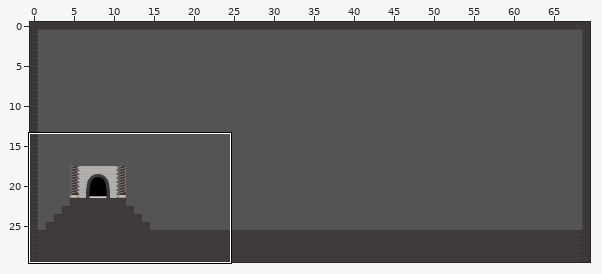
Two states of a Tiled map, res/level/yashatemple/yashatemple.tmx. The picture above shows the old version from afar; the outline marks the close-up.
Close-up. Before the commit:
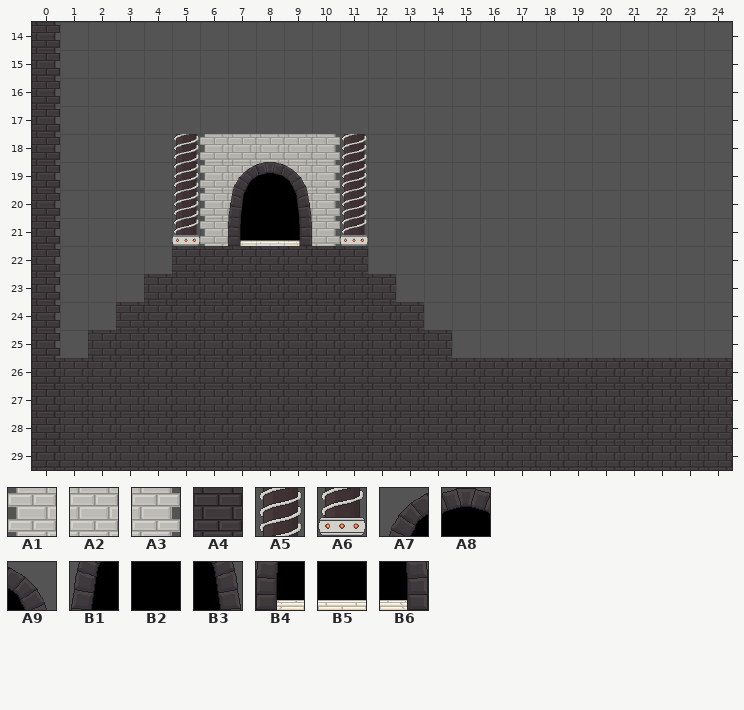
Cells are 50x50 px. Shown: x 0..24, y 14..29. The commit also changed other parts of the map, which this record leaves out.
Key: from "tileset_level_yashatemple": A1 87, A2 88, A3 89, A4 91, A5 260, A6 288, A7 295, A8 296, A9 297, B1 323, B2 324, B3 325, B4 351, B5 352, B6 353.
__ is an empty cell.
Layers that did not change in this view are not listed.
Layer "BG 1" before, first column x 0:
14 __ __ __ __ __ __ __ __ __ __ __ __ __ __ __ __ __ __ __ __ __ __ __ __ __
15 __ __ __ __ __ __ __ __ __ __ __ __ __ __ __ __ __ __ __ __ __ __ __ __ __
16 __ __ __ __ __ __ __ __ __ __ __ __ __ __ __ __ __ __ __ __ __ __ __ __ __
17 __ __ __ __ __ __ __ __ __ __ __ __ __ __ __ __ __ __ __ __ __ __ __ __ __
18 __ __ __ __ __ __ A1 A2 A2 A2 A3 __ __ __ __ __ __ __ __ __ __ __ __ __ __
19 __ __ __ __ __ __ A1 A2 A2 A2 A3 __ __ __ __ __ __ __ __ __ __ __ __ __ __
20 __ __ __ __ __ __ A1 A2 __ A2 A3 __ __ __ __ __ __ __ __ __ __ __ __ __ __
21 __ __ __ __ __ __ A1 A2 __ A2 A3 __ __ __ __ __ __ __ __ __ __ __ __ __ __
22 __ __ __ __ __ A4 A4 A4 A4 A4 A4 A4 __ __ __ __ __ __ __ __ __ __ __ __ __
23 __ __ __ __ A4 A4 A4 A4 A4 A4 A4 A4 A4 __ __ __ __ __ __ __ __ __ __ __ __
24 __ __ __ A4 A4 A4 A4 A4 A4 A4 A4 A4 A4 A4 __ __ __ __ __ __ __ __ __ __ __
25 __ __ A4 A4 A4 A4 A4 A4 A4 A4 A4 A4 A4 A4 A4 __ __ __ __ __ __ __ __ __ __
26 A4 A4 A4 A4 A4 A4 A4 A4 A4 A4 A4 A4 A4 A4 A4 A4 A4 A4 A4 A4 A4 A4 A4 A4 A4
27 A4 A4 A4 A4 A4 A4 A4 A4 A4 A4 A4 A4 A4 A4 A4 A4 A4 A4 A4 A4 A4 A4 A4 A4 A4
28 A4 A4 A4 A4 A4 A4 A4 A4 A4 A4 A4 A4 A4 A4 A4 A4 A4 A4 A4 A4 A4 A4 A4 A4 A4
29 A4 A4 A4 A4 A4 A4 A4 A4 A4 A4 A4 A4 A4 A4 A4 A4 A4 A4 A4 A4 A4 A4 A4 A4 A4
Layer "BG 2" before, first column x 0:
14 __ __ __ __ __ __ __ __ __ __ __ __ __ __ __ __ __ __ __ __ __ __ __ __ __
15 __ __ __ __ __ __ __ __ __ __ __ __ __ __ __ __ __ __ __ __ __ __ __ __ __
16 __ __ __ __ __ __ __ __ __ __ __ __ __ __ __ __ __ __ __ __ __ __ __ __ __
17 __ __ __ __ __ __ __ __ __ __ __ __ __ __ __ __ __ __ __ __ __ __ __ __ __
18 __ __ __ __ __ __ __ __ __ __ __ __ __ __ __ __ __ __ __ __ __ __ __ __ __
19 __ __ __ __ __ __ __ A7 A8 A9 __ __ __ __ __ __ __ __ __ __ __ __ __ __ __
20 __ __ __ __ __ __ __ B1 B2 B3 __ __ __ __ __ __ __ __ __ __ __ __ __ __ __
21 __ __ __ __ __ __ __ B4 B5 B6 __ __ __ __ __ __ __ __ __ __ __ __ __ __ __
22 __ __ __ __ __ __ __ __ __ __ __ __ __ __ __ __ __ __ __ __ __ __ __ __ __
23 __ __ __ __ __ __ __ __ __ __ __ __ __ __ __ __ __ __ __ __ __ __ __ __ __
24 __ __ __ __ __ __ __ __ __ __ __ __ __ __ __ __ __ __ __ __ __ __ __ __ __
25 __ __ __ __ __ __ __ __ __ __ __ __ __ __ __ __ __ __ __ __ __ __ __ __ __
26 __ __ __ __ __ __ __ __ __ __ __ __ __ __ __ __ __ __ __ __ __ __ __ __ __
27 __ __ __ __ __ __ __ __ __ __ __ __ __ __ __ __ __ __ __ __ __ __ __ __ __
28 __ __ __ __ __ __ __ __ __ __ __ __ __ __ __ __ __ __ __ __ __ __ __ __ __
29 __ __ __ __ __ __ __ __ __ __ __ __ __ __ __ __ __ __ __ __ __ __ __ __ __
Layer "BG 3" before, first column x 3:
14 __ __ __ __ __ __ __ __ __ __ __ __ __ __ __
15 __ __ __ __ __ __ __ __ __ __ __ __ __ __ __
16 __ __ __ __ __ __ __ __ __ __ __ __ __ __ __
17 __ __ __ __ __ __ __ __ __ __ __ __ __ __ __
18 __ __ A5 __ __ __ __ __ A5 __ __ __ __ __ __
19 __ __ A5 __ __ __ __ __ A5 __ __ __ __ __ __
20 __ __ A5 __ __ __ __ __ A5 __ __ __ __ __ __
21 __ __ A6 __ __ __ __ __ A6 __ __ __ __ __ __
22 __ __ __ __ __ __ __ __ __ __ __ __ __ __ __
23 __ __ __ __ __ __ __ __ __ __ __ __ __ __ __
24 __ __ __ __ __ __ __ __ __ __ __ __ __ __ __
25 __ __ __ __ __ __ __ __ __ __ __ __ __ __ __
And afterwards:
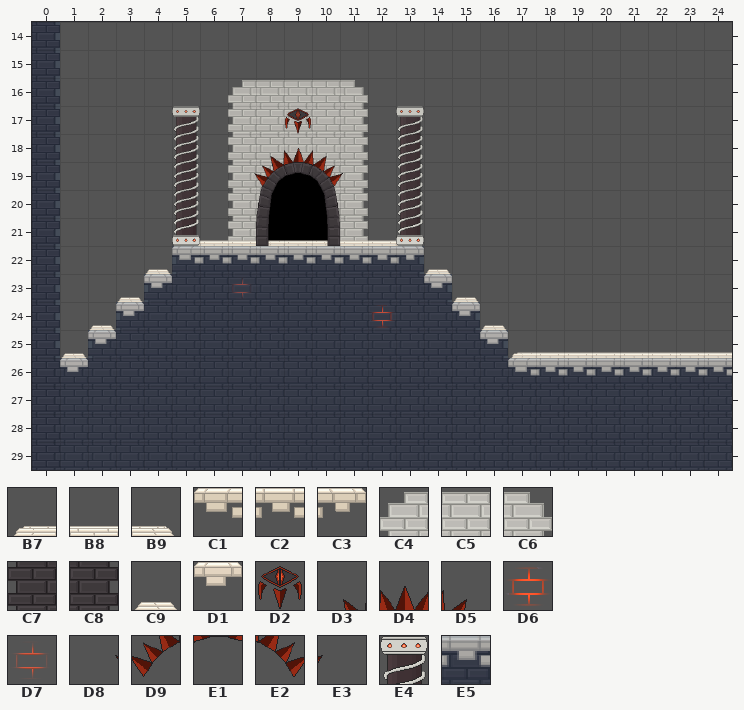
Further tiles: from "tileset_level_yashatemple": B7 3, B8 4, B9 5, C1 31, C2 32, C3 33, C4 59, C5 60, C6 61, C7 90, C8 92, C9 95, D1 123, D2 132, D3 161, D4 162, D5 163, D6 177, D7 178, D8 188, D9 189, E1 190, E2 191, E3 192, E4 232, E5 425.
Tiles of an added or newly shown layer are drawn over the layers below it.
See-through tiles are keyed as they look on the map.
Difference:
Changed rows in their new state; .. is an unchanged cell.
Layer "BG 1":
first column x 2:
16 .. .. .. .. .. C4 C5 C5 C5 C6 .. .. .. .. ..
17 .. .. .. E4 .. A1 A2 A2 A2 A3 .. E4 .. .. ..
18 .. .. .. .. __ A1 .. .. A2 A3 .. A5 .. .. ..
19 .. .. .. .. __ A1 .. .. A2 A3 .. A5 .. .. ..
20 .. .. .. .. __ A1 A2 .. A2 A3 .. A5 .. .. ..
21 .. .. .. .. __ A1 A2 .. A2 A3 .. .. .. .. ..
22 .. .. .. C7 .. .. .. .. .. .. A4 C8 .. .. ..
23 .. .. C7 .. .. .. .. .. .. .. .. A4 C8 .. ..
24 .. C7 .. .. .. .. .. .. .. .. .. .. A4 C8 ..
25 C7 .. .. .. .. .. .. .. .. .. .. .. .. A4 C8
Layer "BG 2":
first column x 1:
17 .. .. .. .. .. .. .. .. D2 .. .. .. .. .. .. .. .. .. .. .. .. .. .. ..
19 .. .. .. .. .. .. __ A7 A8 A9 .. .. .. .. .. .. .. .. .. .. .. .. .. ..
20 .. .. .. .. .. .. __ B1 B2 B3 .. .. .. .. .. .. .. .. .. .. .. .. .. ..
21 .. .. .. .. .. B8 B8 B4 B5 B6 B8 B8 B9 .. .. .. .. .. .. .. .. .. .. ..
22 .. .. .. C9 C1 C2 C2 C2 C2 C2 C2 C2 C3 C9 .. .. .. .. .. .. .. .. .. ..
23 .. .. C9 D1 .. .. D7 .. .. .. .. .. .. D1 C9 .. .. .. .. .. .. .. .. ..
24 .. C9 D1 .. .. .. .. .. .. .. .. D6 .. .. D1 C9 .. .. .. .. .. .. .. ..
25 C9 D1 .. .. .. .. .. .. .. .. .. .. .. .. .. D1 B7 B8 B8 B8 B8 B8 B8 B8
26 D1 .. .. .. .. .. .. .. .. .. .. .. .. .. .. .. C1 C2 C2 C2 C2 C2 C2 C2
Layer "BG 3":
first column x 7:
18 .. D3 D4 D5 __ .. ..
19 D8 D9 E1 E2 E3 .. ..
20 .. .. .. .. __ .. ..
21 .. .. .. .. __ .. A6
Layer "collidable" (now shown):
first column x 1:
22 .. .. .. .. E5 E5 E5 E5 E5 E5 E5 E5 E5 .. .. .. .. .. .. .. .. .. .. ..
23 .. .. .. E5 .. .. E5 .. .. .. .. .. E5 E5 .. .. .. .. .. .. .. .. .. ..
24 .. .. E5 .. .. .. .. .. .. .. .. E5 .. E5 E5 .. .. .. .. .. .. .. .. ..
25 .. E5 .. .. .. .. .. .. .. .. .. .. .. .. E5 E5 .. .. .. .. .. .. .. ..
26 E5 .. .. .. .. .. .. .. .. .. .. .. .. .. .. .. E5 E5 E5 E5 E5 E5 E5 E5
Changed places in both close-ups, as pixel boxes (x1, y1, x2, y2):
changed: (60, 80, 732, 386)
